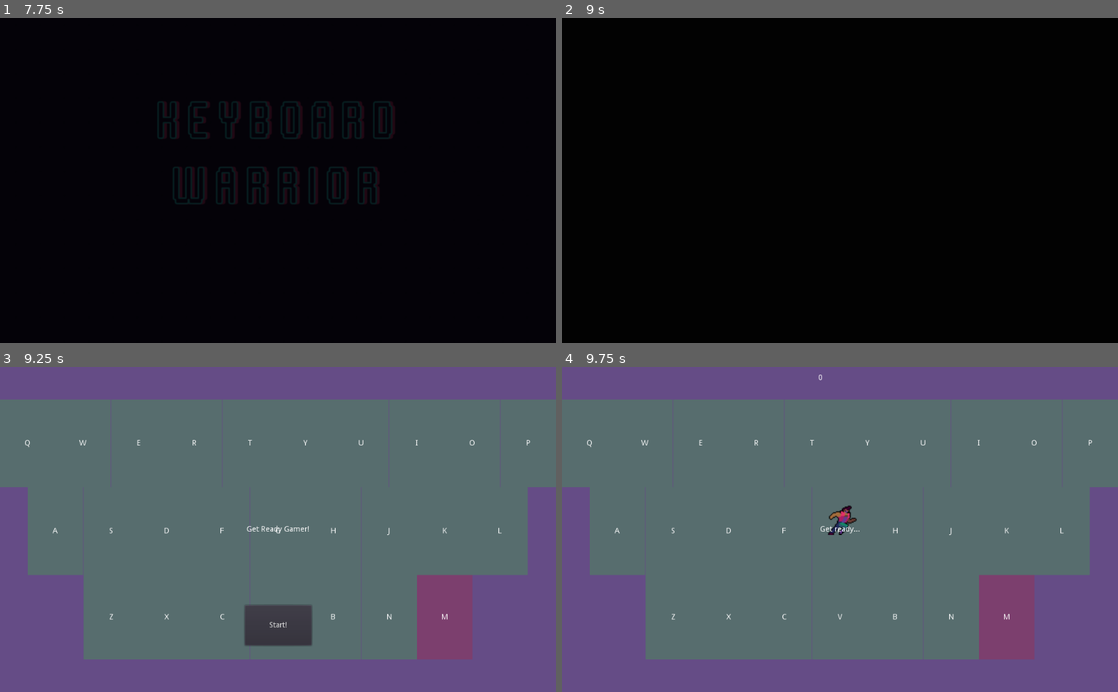
Above: before the commit, frames 1-4 (two rows, left to right).
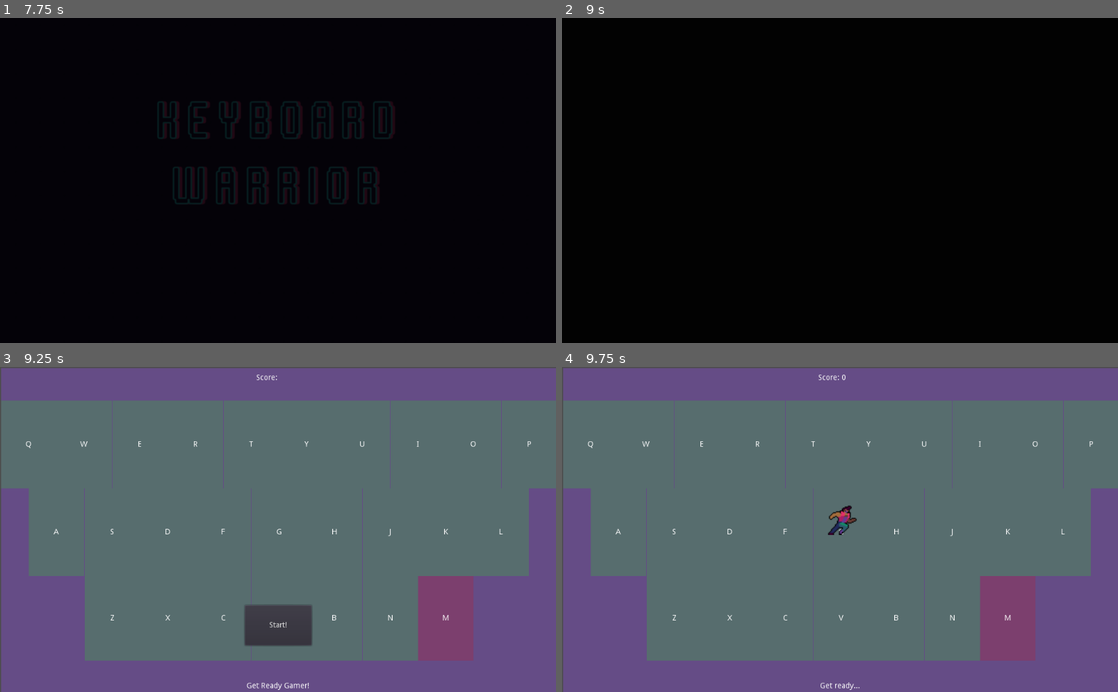
Above: after the commit, the same moments.

Repository: nicholso24/Keyboard-Warrior
Game: Godot game, scene res://IntroScreen.tscn
Two runs of this game, one before a commit and one after it. Both use one fixed random seed, a clock stepped at 60 frames per second and the inputs below.
Inputs (mouse positions are in pixels of both pictures, inside the frame that each line leads up to):
- Up to frame 1 (7.75 s): tap Enter at 0.5, 3.5, 5 s; move the mouse to (400, 164) at 0.52 s; hold Right (ui_right) 0.53-1.28 s; tap A (a_key) at 0.6 s; tap B (b_key) at 0.8, 1.35 s; tap Space at 1.25, 4.25, 5.75 s; move the mouse to (166, 196) at 1.27 s; hold Down (ui_down) 1.28-2.03 s; tap C (c_key) at 1.55, 2.1 s; move the mouse to (333, 109) at 2.02 s; hold Right (ui_right) 2.03-2.78 s; tap D (d_key) at 2.3, 2.85 s; move the mouse to (250, 245) at 2.77 s; hold Up (ui_up) 2.78-3.53 s; tap E (e_key) at 3.05, 3.6 s; move the mouse to (444, 229) at 3.52 s; hold Left (ui_left) 3.53-5.03 s; tap F (f_key) at 3.8, 4.35 s; move the mouse to (111, 131) at 4.27 s; tap G (g_key) at 4.55, 5.1 s; move the mouse to (305, 180) at 5.02 s; hold Down (ui_down) 5.03-5.78 s; tap H (h_key) at 5.3, 5.85 s; move the mouse to (194, 99) at 5.77 s; hold Right (ui_right) 5.78-6.53 s; tap I (i_key) at 6.05, 6.6 s; move the mouse to (400, 164) at 6.52 s; hold Up (ui_up) 6.53-7.28 s; tap J (j_key) at 6.8, 7.35 s; move the mouse to (166, 196) at 7.27 s; hold Right (ui_right) from 7.28 s (still down); tap K (k_key) at 7.55 s
- Up to frame 2 (9 s): move the mouse to (895, 109) at 8.02 s; release Right (ui_right) at 8.03 s; hold Down (ui_down) 8.03-8.78 s; tap K (k_key) at 8.1 s; tap L (l_key) at 8.3, 8.85 s; move the mouse to (812, 245) at 8.77 s; hold Left (ui_left) from 8.78 s (still down)
- Up to frame 3 (9.25 s): keep holding Left (ui_left); tap M (m_key) at 9.05 s
- Up to frame 4 (9.75 s): release Left (ui_left) at 9.5 s; click "Start!" at 9.5 s

Frames 1-2 are identical in both runs. In frame 3, 2.2% of the frame differs, in the area x 0-100%, y 0-100%; in frame 4, 2.2%.

Commit message:
first commit

Diff:
--- a/Keyboard Warrior/HUD.gd
+++ b/Keyboard Warrior/HUD.gd
@@ -3,7 +3,7 @@
 signal start_game
 
 func update_score(score):
-	$ScoreLabel.text = str(score)
+	$ScoreLabel.text = "Score: " + str(score)
 
 func show_message(text):
 	$MessageLabel.text = text
--- a/Keyboard Warrior/HUD.tscn
+++ b/Keyboard Warrior/HUD.tscn
@@ -12,16 +12,16 @@
 margin_top = 13.0
 margin_right = 39.0
 margin_bottom = 43.0
+text = "Score: "
 
 [node name="MessageLabel" type="Label" parent="."]
 anchor_left = 0.5
-anchor_top = 0.5
+anchor_top = 1.0
 anchor_right = 0.5
-anchor_bottom = 0.5
+anchor_bottom = 1.0
 margin_left = -136.0
-margin_top = -108.5
+margin_top = -21.0
 margin_right = 136.0
-margin_bottom = 108.5
 text = "Get Ready Gamer!"
 align = 1
 valign = 1
--- a/Keyboard Warrior/Main.gd
+++ b/Keyboard Warrior/Main.gd
@@ -6,7 +6,19 @@
 var unstop = load("res://Unstoppable.tscn")
 func _ready():
 	randomize()
-
+func update():
+	$HUD.update_score(score)
+	if score > 250:
+		$UnstopTimer.wait_time = 4
+		$RobotTimer.wait_time = 2
+		$TermTimer.wait_time = 1
+	elif score > 100:
+		$UnstopTimer.wait_time = 7
+		$RobotTimer.wait_time = 3
+	elif score > 50:
+		$UnstopTimer.wait_time = 9
+		$RobotTimer.wait_time = 4
+		$TermTimer.wait_time = 2
 func new_game():
 	score = 0
 
@@ -42,6 +54,9 @@
 
 	var robot = scene.instance()
 	add_child(robot)
+	robot.connect("player_hit",self,"game_over")
+	robot.connect("robot_died",self,"robot_died")
+
 
 	robot.position = mob_spawn_location.position
 
@@ -59,25 +74,52 @@
 
 	var robot = term.instance()
 	add_child(robot)
+	robot.connect("player_hit",self,"game_over")
+	robot.connect("term_died",self,"term_died")
 
 	robot.position = mob_spawn_location.position
 
 
 
 func _on_UnstopTimer_timeout():
+	var robot = unstop.instance()
+	add_child(robot)
+	robot.connect("player_hit",self,"game_over")
 	var dir = true
 	if randi() % 2:
 		dir = false
 	if dir:
-		var mob_spawn_location = $UnstopPosition1
-		var robot = unstop.instance()
-		add_child(robot)
-		robot.position = mob_spawn_location.position
-		robot._on_spawn($UnstopPosition2)
+		var odd = true
+		if randi() % 2:
+			odd = false
+		if odd:
+			var mob_spawn_location = $UnstopPosition1
+			robot.position = mob_spawn_location.position
+			robot._on_spawn($UnstopPosition2)
+
+		else:
+			var mob_spawn_location = $UnstopPosition2
+			robot.position = mob_spawn_location.position
+			robot._on_spawn($UnstopPosition1)
 
 	else:
-		var mob_spawn_location = $UnstopPosition2
-		var robot = unstop.instance()
-		add_child(robot)
-		robot.position = mob_spawn_location.position
-		robot._on_spawn($UnstopPosition1)
+		var odd = true
+		if randi() % 2:
+			odd = false
+		if odd:
+			var mob_spawn_location = $UnstopPosition3
+			robot.position = mob_spawn_location.position
+			robot._on_spawn($UnstopPosition4)
+
+		else:
+			var mob_spawn_location = $UnstopPosition4
+			robot.position = mob_spawn_location.position
+			robot._on_spawn($UnstopPosition3)
+
+func term_died():
+	score = score + 4
+	update()
+
+func robot_died():
+	score = score + 8
+	update()
--- a/Keyboard Warrior/Main.tscn
+++ b/Keyboard Warrior/Main.tscn
@@ -36,7 +36,7 @@
 
 [sub_resource type="Curve2D" id=2]
 _data = {
-"points": PoolVector2Array( 0, 0, 0, 0, 1081, -59, 0, 0, 0, 0, -30, -68, 0, 0, 0, 0, -23, 600, 0, 0, 0, 0, 1077, 595 )
+"points": PoolVector2Array( 0, 0, 0, 0, 1.03352, -54.902, 0, 0, 0, 0, 1063.41, -53.8105, 0, 0, 0, 0, 1062.38, 597.817, 0, 0, 0, 0, 1.03352, 593.451, 0, 0, 0, 0, 1.03352, -54.902 )
 }
 
 [node name="Main" type="Node"]
@@ -47,6 +47,10 @@
 [node name="ColorRect" type="ColorRect" parent="."]
 anchor_right = 1.0
 anchor_bottom = 1.0
+margin_left = 2.0
+margin_top = 2.0
+margin_right = 2.0
+margin_bottom = 2.0
 color = Color( 0.4, 0.301961, 0.529412, 1 )
 script = ExtResource( 2 )
 
@@ -786,20 +790,22 @@
 position = Vector2( 510, 189 )
 
 [node name="MobPath" type="Path2D" parent="."]
+position = Vector2( -0.9991, 50.2994 )
+scale = Vector2( 0.966697, 0.916168 )
 curve = SubResource( 2 )
 
 [node name="MobSpawn" type="PathFollow2D" parent="MobPath"]
-position = Vector2( 1081, -59 )
-rotation = -3.13349
+position = Vector2( 1.03352, -54.902 )
+rotation = 0.00102623
 
 [node name="TermTimer" type="Timer" parent="."]
 wait_time = 3.0
 
 [node name="UnstopPosition1" type="Position2D" parent="."]
-position = Vector2( -3, 288 )
+position = Vector2( -38, 213 )
 
 [node name="UnstopPosition2" type="Position2D" parent="."]
-position = Vector2( 1094, 288 )
+position = Vector2( 1056, 213 )
 
 [node name="UnstopTimer" type="Timer" parent="."]
 wait_time = 10.0
@@ -807,8 +813,13 @@
 [node name="Music" type="AudioStreamPlayer" parent="."]
 stream = ExtResource( 14 )
 
+[node name="UnstopPosition3" type="Position2D" parent="."]
+position = Vector2( -36, 387 )
+
+[node name="UnstopPosition4" type="Position2D" parent="."]
+position = Vector2( 1056, 387 )
+
 [connection signal="start_game" from="HUD" to="." method="new_game"]
-[connection signal="hit" from="Player" to="." method="game_over"]
 [connection signal="timeout" from="RobotTimer" to="." method="_on_RobotTimer_timeout"]
 [connection signal="timeout" from="ScoreTimer" to="." method="_on_ScoreTimer_timeout"]
 [connection signal="timeout" from="TermTimer" to="." method="_on_TermTimer_timeout"]
--- a/Keyboard Warrior/Player.gd
+++ b/Keyboard Warrior/Player.gd
@@ -1,6 +1,6 @@
 extends KinematicBody2D
 
-signal hit
+#signal hit
 export (int) var speed = 500
 
 onready var target = position
@@ -22,14 +22,16 @@
 		#velocity = move_and_collide(velocity)
 		var enemy = move_and_collide(velocity * delta)
 
-		if enemy:
-				emit_signal("hit")
-				hide()
+		#if enemy:
+				#emit_signal("hit")
+				#hide()
 	else:
+
 		$AnimatedSprite.animation = "idle"
 
+
 func kill():
-	print("HAHAHA")
+	pass
 func start(new_position):
 		position = new_position
 		show()
--- a/Keyboard Warrior/Robot.gd
+++ b/Keyboard Warrior/Robot.gd
@@ -1,10 +1,12 @@
 extends KinematicBody2D
+signal player_hit
 
 # Declare member variables here. Examples:
 # var a = 2
 # var b = "text"
 onready var player = get_node("/root/Main/Player")
-var velocity
+signal robot_died
+export var speed = 150
 
 # Called when the node enters the scene tree for the first time.
 func _ready():
@@ -15,11 +17,16 @@
 	if player:
 		yield(get_tree().create_timer(0.25), "timeout")
 		$AnimatedSprite_Drone.animation = "run"
-		var velocity = position.direction_to(player.position) * 100
-		velocity = move_and_collide(velocity * delta)
+		var velocity = position.direction_to(player.position) * speed
+		var object = move_and_collide(velocity * delta)
+
+		if object:
+			emit_signal("player_hit")
+			player.hide()
 	else:
 			$AnimatedSprite_Drone.animation = "idle"
 
 func kill():
+	emit_signal("robot_died")
 	$AnimatedSprite_Drone.animation = "death"
 	queue_free()
--- a/Keyboard Warrior/Terminator.gd
+++ b/Keyboard Warrior/Terminator.gd
@@ -1,6 +1,9 @@
 extends KinematicBody2D
 onready var player = get_node("/root/Main/Player")
 var velocity = Vector2(0,0)
+export var speed = 400
+signal player_hit
+signal term_died
 func _ready():
 	yield(get_tree().create_timer(0.1), "timeout")
 	self.rotate(PI / 2)
@@ -10,10 +13,21 @@
 	self.rotate(PI / 2)
 	yield(get_tree().create_timer(0.1), "timeout")
 	self.rotate(PI / 2)
-	velocity = position.direction_to(player.position) * 300
+	velocity = position.direction_to(player.position) * speed
 
 func _physics_process(delta):
-		move_and_collide(velocity * delta)
+	var object = move_and_collide(velocity * delta)
+	if object:
+		emit_signal("player_hit")
+		player.hide()
+
 
 func kill():
+	emit_signal("term_died")
 	queue_free()
+
+
+
+
+func _on_VisibilityNotifier2D_screen_exited():
+	queue_free()
--- a/Keyboard Warrior/Terminator.tscn
+++ b/Keyboard Warrior/Terminator.tscn
@@ -17,3 +17,9 @@
 
 [node name="Sprite" type="Sprite" parent="."]
 texture = ExtResource( 1 )
+
+[node name="VisibilityNotifier2D" type="VisibilityNotifier2D" parent="."]
+position = Vector2( 0, 3.75 )
+scale = Vector2( 1, 0.625 )
+
+[connection signal="screen_exited" from="VisibilityNotifier2D" to="." method="_on_VisibilityNotifier2D_screen_exited"]
--- a/Keyboard Warrior/Unstoppable.gd
+++ b/Keyboard Warrior/Unstoppable.gd
@@ -1,12 +1,26 @@
 extends KinematicBody2D
-
-var velocity = Vector2(0,0)
+onready var player = get_node("/root/Main/Player")
+var velocity
+export var speed = 100
+signal player_hit
 
 func _on_spawn(var pos):
-	velocity = position.direction_to(pos.position) * 200
+	velocity = position.direction_to(pos.position) * speed
 
 func _physics_process(delta):
-	move_and_collide(velocity * delta)
+	var object = move_and_collide(velocity * delta)
+
+	if object:
+		emit_signal("player_hit")
+		player.hide()
 
 func kill():
 	self.scale = Vector2(1,1)
+
+
+
+
+
+
+func _on_VisibilityNotifier2D_screen_exited():
+	queue_free()
--- a/Keyboard Warrior/Unstoppable.tscn
+++ b/Keyboard Warrior/Unstoppable.tscn
@@ -17,3 +17,7 @@
 
 [node name="Sprite" type="Sprite" parent="."]
 texture = ExtResource( 1 )
+
+[node name="VisibilityNotifier2D" type="VisibilityNotifier2D" parent="."]
+
+[connection signal="screen_exited" from="VisibilityNotifier2D" to="." method="_on_VisibilityNotifier2D_screen_exited"]
